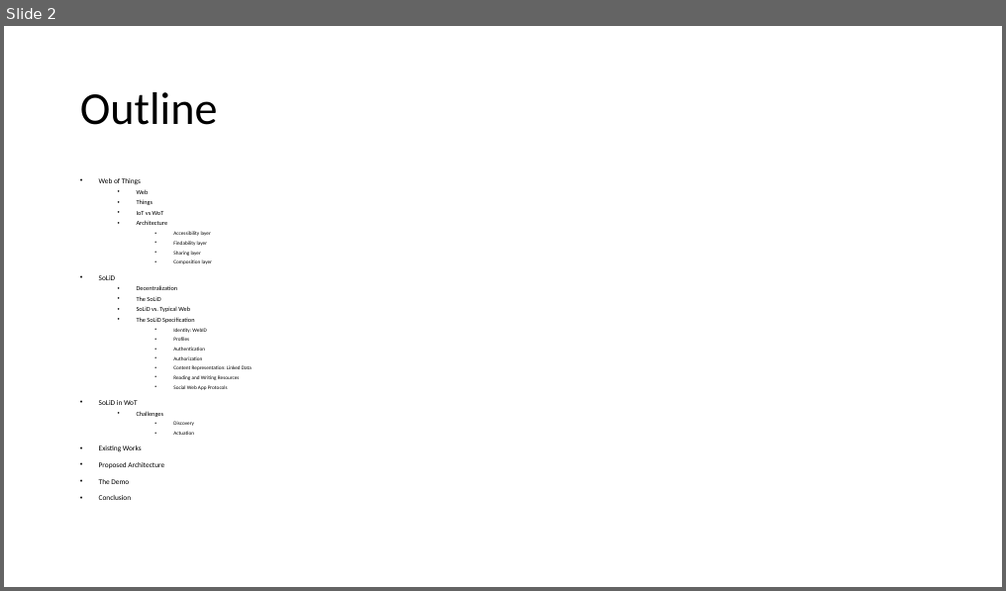
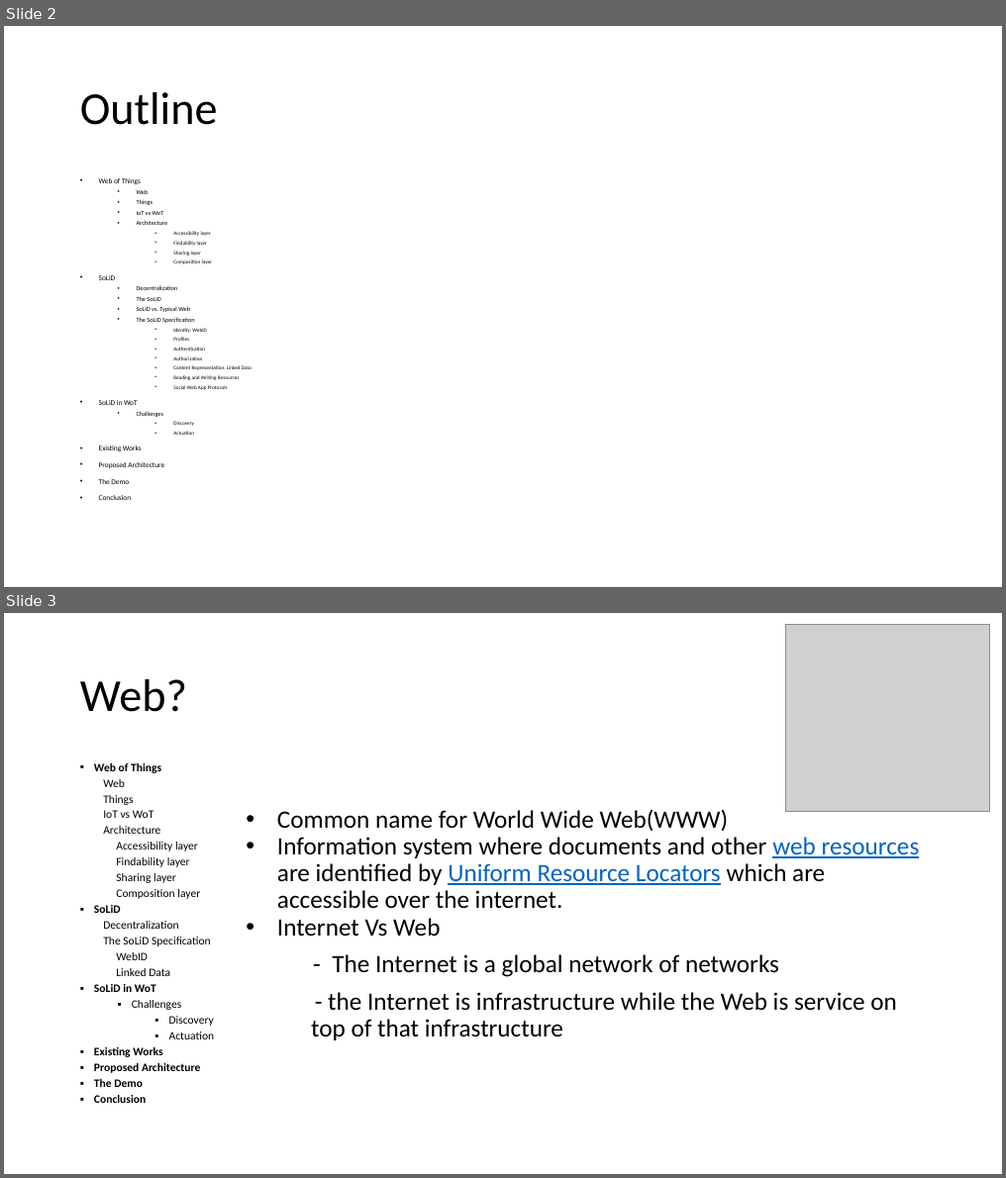
Before and after one commit to shovradas/solid-wot, a slide deck: Final-Presentation.pptx. Shown one above the other, each under a label of ours: slide 2 before the commit, slides 2 and 3 after it. The pictures are 1006x591 and 1006x1178 pixels, drawn with LibreOffice and Linux fonts; fonts in the diff are those of the drawing; grey boxes stand for pictures. Boxes give left, top, right and bottom in pixels: in the first picture for what was removed or moved away, otherwise in the second. Text is boxed around its words. In the diff, an @@ line names an element or a change of style, - is before the commit and + after.

```diff
--- a/Final-Presentation.pptx
+++ b/Final-Presentation.pptx
@@ slide 3 added at (4,613,1002,1174), background #FFFFFF @@
@@ picture added at (785,625,989,811) @@
@@ title added at (80,679,187,712), 44 pt, text #000000 @@
+Web?
@@ text added at (94,763,215,1103), 11 pt, text #000000 @@
+▪ Web of Things
+Web
+Things
+IoT vs WoT
+Architecture
+Accessibility layer
+Findability layer
+Sharing layer
+Composition layer
+▪ SoLiD
+Decentralization
+The SoLiD Specification
+WebID
+Linked Data
+▪ SoLiD in WoT
+  ▪ Challenges
+    ▪ Discovery
+    ▪ Actuation
+▪ Existing Works
+▪ Proposed Architecture
+▪ The Demo
+▪ Conclusion
@@ text added at (277,810,920,1041), 24 pt, text #000000 @@
+• Common name for World Wide Web(WWW)
+• Information system where documents and other web resources are identified by Uniform Resource Locators which are accessible over the internet.
+• Internet Vs Web
+- The Internet is a global network of networks
+- the Internet is infrastructure while the Web is service on top of that infrastructure
```
Also in this commit, not shown: 16 other slides changed, 8 other slides added, 10 slides removed, 1 other file.
